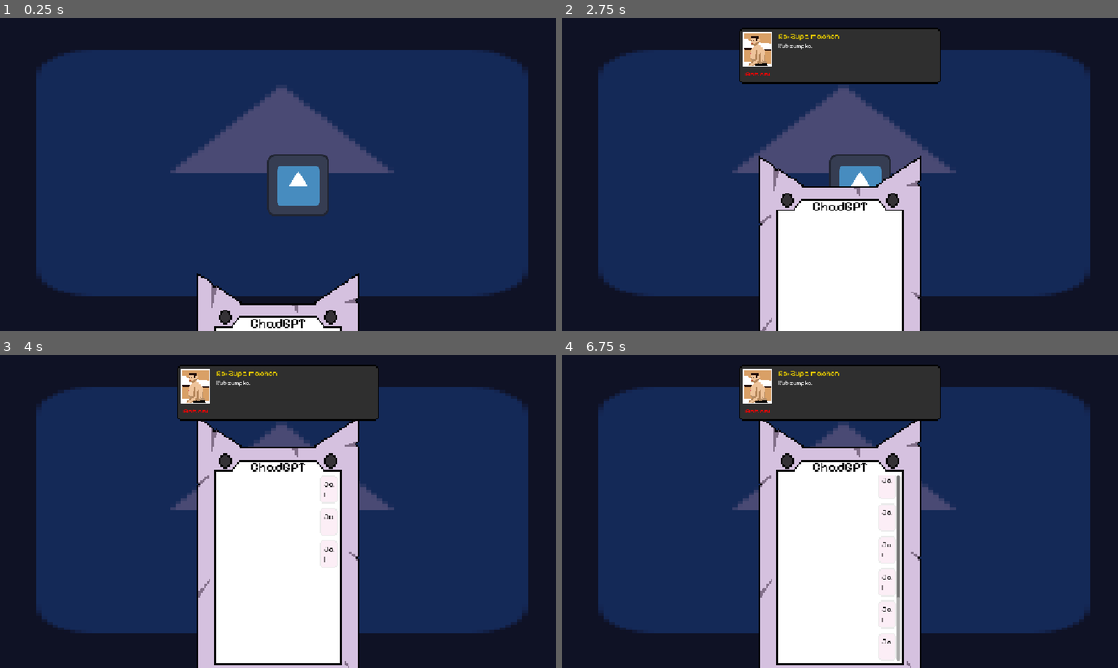
Above: before the commit, frames 1-4 (two rows, left to right).
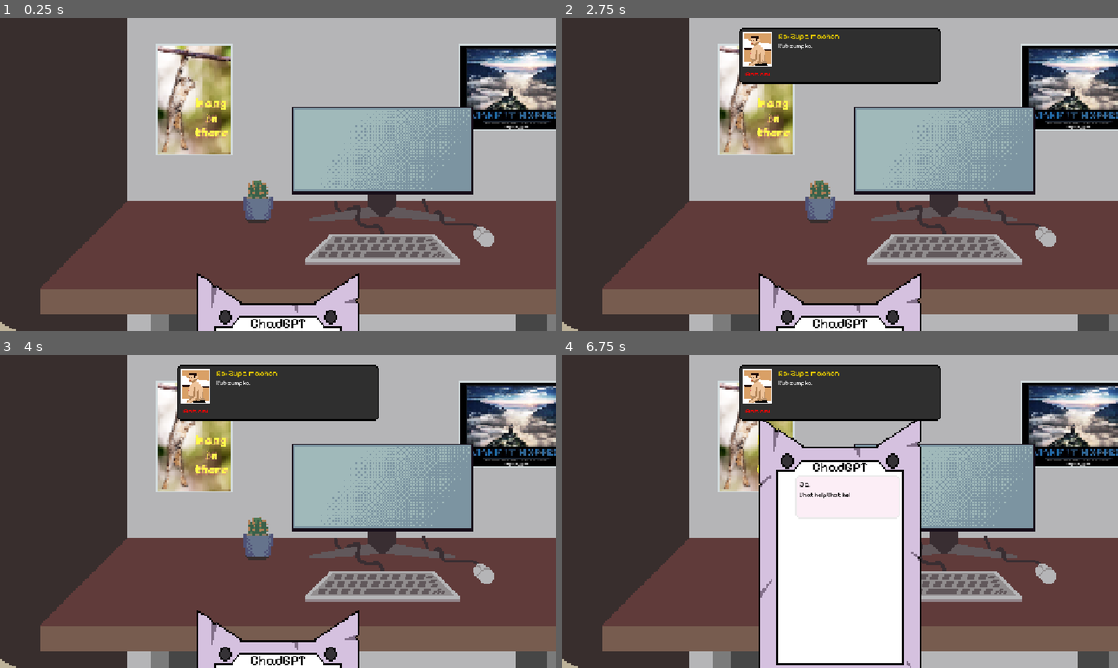
Above: after the commit, the same moments.

Repository: forklovee/SteelworksGameJam5
Game: Godot game, scene res://main.tscn
The game is run twice, just before and just after one commit, with the same random seed, the same clock (stepped at 60 frames per second) and the same inputs. The engine's default icon, where the game draws it, is replaced by a stand-in: a white triangle on a blue panel in a dark square.
Inputs (mouse positions are in pixels of both pictures, inside the frame that each line leads up to):
- Up to frame 1 (0.25 s): no input
- Up to frame 2 (2.75 s): tap Enter at 0.5 s; move the mouse to (862, 183) at 0.52 s; hold D 0.53-1.28 s; tap Space at 0.6, 0.77, 1.07, 1.52, 1.55, 1.82, 2, 2.3 s; click (862, 183) at 0.67 s; move the mouse to (728, 190) at 1.27 s; hold A 1.28-2.03 s; click (728, 190) at 1.35 s; move the mouse to (895, 105) at 2.02 s; hold D from 2.03 s (still down); hold 1 from 2.03 s (still down); click (895, 105) at 2.17 s
- Up to frame 3 (4 s): move the mouse to (250, 574) at 2.77 s; release 1 at 2.78 s; tap 2 at 2.85 s; click (250, 574) at 2.92 s; tap Space at 3.02, 3.05, 3.32, 3.77, 3.8 s; move the mouse to (444, 558) at 3.52 s; release D at 3.53 s; hold A from 3.53 s (still down); hold 5 from 3.53 s (still down); click (444, 558) at 3.67 s
- Up to frame 4 (6.75 s): tap Space at 4.07, 4.35, 4.52, 4.82, 5.3, 5.75, 6.02, 6.05, 6.32 s; move the mouse to (673, 464) at 4.27 s; release 5 at 4.28 s; click (673, 464) at 4.42 s; tap Enter at 5, 6.5 s; move the mouse to (867, 511) at 5.02 s; click (867, 511) at 5.1 s; move the mouse to (756, 433) at 5.77 s; release A at 5.78 s; hold D from 5.78 s (still down); tap 1 at 5.85 s; click (756, 433) at 5.92 s; move the mouse to (962, 495) at 6.52 s; hold 2 from 6.53 s (still down); click (962, 495) at 6.67 s

The runs differ from the first frame. In frame 1, 96% of the frame differs, in the area x 0-100%, y 0-100%; in frame 2, 92%; in frame 3, 92%; in frame 4, 72%.

Commit message:
minigame spawn

Diff:
--- /dev/null
+++ b/Objects/outline.gdshader
@@ -0,0 +1,25 @@
+shader_type canvas_item;
+
+uniform vec4 outline_color : source_color = vec4(1.0, 1.0, 1.0, 1.0);
+uniform float outline_width : hint_range(1.0, 10.0) = 2.0;
+uniform bool is_active;
+
+void fragment() {
+	if (is_active) {
+	    vec4 tex_color = texture(TEXTURE, UV);
+	    float alpha = tex_color.a;
+	    float outline_alpha = 0.0;
+	    vec2 pixel_size = TEXTURE_PIXEL_SIZE * outline_width;
+
+	    for (float x = -1.0; x <= 1.0; x++) {
+	        for (float y = -1.0; y <= 1.0; y++) {
+	            vec2 offset = vec2(x, y) * pixel_size;
+	            float neighbor_alpha = texture(TEXTURE, UV + offset).a;
+	            outline_alpha = max(outline_alpha, neighbor_alpha);
+	        }
+	    }
+
+	    float outline = max(0.0, outline_alpha - alpha);
+	    COLOR = tex_color + outline_color * outline;
+	}
+}
--- /dev/null
+++ b/Objects/quest_item.gd
@@ -0,0 +1,53 @@
+extends Area2D
+
+var is_active: bool = false
+var minigame: String
+
+var stonks: PackedScene = preload("res://Ty/minigames/game_1/angry_pot.tscn")
+var gotowanie: PackedScene = preload("res://Ty/minigames/game_1/angry_pot.tscn")
+var umowy: PackedScene = preload("res://Ty/minigames/game_1/angry_pot.tscn")
+var bank: PackedScene = preload("res://Ty/minigames/game_1/angry_pot.tscn")
+
+func _ready() -> void:
+	mouse_entered.connect(on_hovered)
+	mouse_exited.connect(on_unhovered)
+
+func _input_event(_viewport, event, _shape_idx):
+	if event is InputEventMouseButton and event.button_index == MOUSE_BUTTON_LEFT and event.pressed:
+		if is_active:
+			is_active = false
+			match minigame:
+				"Stonks":
+					var game = stonks.instantiate()
+					game.game_ended.connect(minigame_done.bind([game, "path"]))
+					get_tree().root.add_child(game)
+				"Gotowanie":
+					var game = gotowanie.instantiate()
+					game.game_ended.connect(minigame_done.bind([game, "path"]))
+					get_tree().root.add_child(game)
+				"Umowy":
+					var game = umowy.instantiate()
+					game.game_ended.connect(minigame_done.bind([game, "path"]))
+					get_tree().root.add_child(game)
+				"Bank":
+					var game = bank.instantiate()
+					game.game_ended.connect(minigame_done.bind([game, "path"]))
+					get_tree().root.add_child(game)
+
+func minigame_done(game, next_game) -> void:
+	game.queue_free()
+	await get_tree().create_timer(2.0).timeout
+	$"../../QuestAnimation".new_quest(next_game)
+
+func on_hovered() -> void:
+	if is_active:
+		get_child(0).material.set_shader_parameter("is_active", true)
+		Input.set_default_cursor_shape(Input.CURSOR_POINTING_HAND)
+
+func on_unhovered() -> void:
+	get_child(0).material.set_shader_parameter("is_active", false)
+	Input.set_default_cursor_shape(Input.CURSOR_ARROW)
+
+func activate(minigame_name: String) -> void:
+	is_active = true
+	minigame = minigame_name
--- a/Quests/gotowanie.tres
+++ b/Quests/gotowanie.tres
@@ -1,13 +1,14 @@
 [gd_resource type="Resource" script_class="Quest" format=3 uid="uid://db8hq8fj8qwvr"]
 
-[ext_resource type="Script" uid="uid://ct73pqebfwt1r" path="res://Quests/quest_resource.gd" id="1_33yae"]
+[ext_resource type="Script" uid="uid://ct73pqebfwt1r" path="res://Quests/quest_resource.gd" id="1_qve3r"]
 
 [resource]
-script = ExtResource("1_33yae")
+script = ExtResource("1_qve3r")
 id = "gotowanie"
 boss_title = "Zupa machen"
 boss_message = "Rub zumpke."
 player_message = "Chat help Chat help Chat help Chat help Chat help  Chat help Chat help Chat help Chat help"
 gpt_message = "Kamienie.Kamienie. Kamienie. Kamienie. Kamienie. Kamienie. Kamienie. Kamienie. Kamienie.v  v"
 gpt_delay = 3.0
+item_group = "Stonks"
 metadata/_custom_type_script = "uid://ct73pqebfwt1r"
--- a/Quests/new_quest.gd
+++ b/Quests/new_quest.gd
@@ -5,10 +5,9 @@
 
 var quest: Quest = null
 
-func _input(event):
-	if event is InputEventKey:
-		if event.pressed and event.keycode == KEY_SPACE:
-			new_quest(load("res://Quests/gotowanie.tres"))
+func _ready() -> void:
+	await get_tree().create_timer(2.0).timeout
+	new_quest(load("res://Quests/gotowanie.tres"))
 
 func new_quest(quest_resource: Resource) -> void:
 	quest = quest_resource
@@ -27,3 +26,4 @@
 	toast.hide_boss_message()
 	tablet.hide_tablet()
 	tablet.hover_disabled = false
+	get_tree().call_group(quest.item_group, "activate", quest.item_group)
--- a/Quests/quest_resource.gd
+++ b/Quests/quest_resource.gd
@@ -8,3 +8,4 @@
 @export_multiline var player_message: String
 @export_multiline var gpt_message: String
 @export var gpt_delay: float
+@export var item_group: String
--- a/UI/Tablet/gpt_message.tscn
+++ b/UI/Tablet/gpt_message.tscn
@@ -17,6 +17,7 @@
 offset_bottom = 98.0
 size_flags_horizontal = 0
 size_flags_vertical = 0
+mouse_filter = 1
 theme_override_styles/panel = SubResource("StyleBoxTexture_hcvde")
 
 [node name="HBoxContainer" type="HBoxContainer" parent="." unique_id=776069277]
@@ -45,9 +46,11 @@
 
 [node name="Message" type="RichTextLabel" parent="HBoxContainer/VBoxContainer" unique_id=257509144]
 custom_maximum_size = Vector2(164, -1)
+clip_contents = false
 layout_mode = 2
+mouse_filter = 1
 theme_override_colors/default_color = Color(0, 0, 0, 1)
-theme_override_constants/line_separation = 1
+theme_override_constants/line_separation = 0
 theme_override_fonts/normal_font = ExtResource("3_6ociy")
 theme_override_font_sizes/normal_font_size = 12
 bbcode_enabled = true
--- a/UI/Tablet/player_message.tscn
+++ b/UI/Tablet/player_message.tscn
@@ -16,6 +16,7 @@
 offset_bottom = 102.0
 size_flags_horizontal = 8
 size_flags_vertical = 0
+mouse_filter = 1
 theme_override_styles/panel = SubResource("StyleBoxTexture_hcvde")
 
 [node name="HBoxContainer" type="HBoxContainer" parent="." unique_id=776069277]
@@ -36,8 +37,9 @@
 [node name="Message" type="RichTextLabel" parent="HBoxContainer/VBoxContainer" unique_id=1249020417]
 custom_maximum_size = Vector2(200, -1)
 layout_mode = 2
+mouse_filter = 1
 theme_override_colors/default_color = Color(0, 0, 0, 1)
-theme_override_constants/line_separation = 1
+theme_override_constants/line_separation = 0
 theme_override_fonts/normal_font = ExtResource("2_4fpwt")
 theme_override_font_sizes/normal_font_size = 12
 text = "No to fajnie.  fd d d d . fd fddfd. fd fdsddadsadad asdsadsadsad dsasd. No to fajnie.  fd d d d . fd fddfd. fd fdsddadsadad asdsadsadsad dsasd"
--- a/UI/Tablet/tablet_control.gd
+++ b/UI/Tablet/tablet_control.gd
@@ -14,7 +14,7 @@
 func _ready() -> void:
 	tablet.mouse_entered.connect(show_tablet_user)
 	tablet.mouse_exited.connect(check_mouse)
-	messagebox = $Tablet/VBoxContainer/MessagesContainer/VBoxContainer
+	messagebox = $Tablet/MessagesContainer/VBoxContainer
 
 func player_message(message: String) -> void:
 	var new_message: PanelContainer = player_message_scene.instantiate()
--- a/main.tscn
+++ b/main.tscn
@@ -4,17 +4,19 @@
 [ext_resource type="Script" uid="uid://djjg8fy8y14ov" path="res://UI/Tablet/tablet_control.gd" id="1_ig7tw"]
 [ext_resource type="Script" uid="uid://bm7yox4rtj7l2" path="res://UI/Toast/toast_control.gd" id="2_0xm2m"]
 [ext_resource type="Texture2D" uid="uid://cd87pvau0yr8f" path="res://UI/Tablet/tablet.png" id="2_h2yge"]
-[ext_resource type="Script" uid="uid://dqc8s6gnne47t" path="res://Objects/gameobject.gd" id="3_h2yge"]
 [ext_resource type="Script" uid="uid://3sbq6o3dgmno" path="res://Quests/new_quest.gd" id="4_1bvp3"]
 [ext_resource type="FontFile" uid="uid://dvd5mbtf11li2" path="res://UI/PixelifySans-VariableFont_wght.ttf" id="5_7mycd"]
 [ext_resource type="Texture2D" uid="uid://bphbwyj284wqj" path="res://UI/Toast/elon.png" id="5_272bh"]
 [ext_resource type="Texture2D" uid="uid://of6hn87tqpwn" path="res://UI/panel.png" id="7_kek77"]
 [ext_resource type="AudioStream" uid="uid://cal5vcf2u4y3q" path="res://Audio/SFX/femboy_meow.wav" id="7_vivmo"]
 [ext_resource type="AudioStream" uid="uid://bdhwkh5flsr1d" path="res://Audio/SFX/tablet_open.wav" id="8_w48qg"]
-[ext_resource type="Texture2D" uid="uid://7bm83ywhglhl" path="res://icon.svg" id="9_4c57u"]
 [ext_resource type="AudioStream" uid="uid://chev60hmy5h86" path="res://Audio/SFX/tablet_close.wav" id="9_vivmo"]
 [ext_resource type="AudioStream" uid="uid://wkayna4b705p" path="res://Audio/SFX/meow_1.wav" id="10_vivmo"]
 [ext_resource type="AudioStream" uid="uid://yy2shradi2pk" path="res://Audio/SFX/meow_2.wav" id="11_2cqfq"]
+[ext_resource type="Shader" uid="uid://b14sdnl0upfwf" path="res://Objects/outline.gdshader" id="14_yaehf"]
+[ext_resource type="Script" uid="uid://b2vs31ypvexvm" path="res://Objects/quest_item.gd" id="15_2cqfq"]
+[ext_resource type="Texture2D" uid="uid://2tbsx0pnvs4j" path="res://Objects/kakuter.png" id="15_vivmo"]
+[ext_resource type="Texture2D" uid="uid://boynt1r184unp" path="res://Objects/backgorund.png" id="16_2cqfq"]
 
 [sub_resource type="Theme" id="Theme_7mycd"]
 Label/colors/font_color = Color(0, 0, 0, 1)
@@ -36,8 +38,14 @@
 
 [sub_resource type="StyleBoxEmpty" id="StyleBoxEmpty_dhxmx"]
 
-[sub_resource type="RectangleShape2D" id="RectangleShape2D_b6lhr"]
-size = Vector2(125, 125)
+[sub_resource type="ShaderMaterial" id="ShaderMaterial_074og"]
+shader = ExtResource("14_yaehf")
+shader_parameter/outline_color = Color(1, 1, 1, 1)
+shader_parameter/outline_width = 2.0
+shader_parameter/is_active = false
+
+[sub_resource type="RectangleShape2D" id="RectangleShape2D_hcvde"]
+size = Vector2(382, 191)
 
 [node name="Main" type="Node" unique_id=1996573084]
 
@@ -80,7 +88,6 @@
 offset_right = 168.0
 offset_bottom = 576.0
 grow_horizontal = 2
-mouse_filter = 2
 texture = ExtResource("2_h2yge")
 
 [node name="ChadGPT" type="Label" parent="UI/TabletControl/Tablet" unique_id=1788557703]
@@ -95,29 +102,21 @@
 offset_transform_enabled = true
 offset_transform_position = Vector2(0, 92)
 offset_transform_visual_only = false
+mouse_filter = 1
 theme_override_font_sizes/font_size = 28
 text = "ChadGPT"
 horizontal_alignment = 1
 
-[node name="VBoxContainer" type="VBoxContainer" parent="UI/TabletControl/Tablet" unique_id=2065336099]
-custom_minimum_size = Vector2(250, 385)
-layout_mode = 1
-anchors_preset = 5
-anchor_left = 0.5
-anchor_right = 0.5
-offset_left = -125.0
-offset_right = 125.0
-offset_bottom = 385.0
-grow_horizontal = 2
-offset_transform_enabled = true
-offset_transform_position = Vector2(0, 125)
-offset_transform_visual_only = false
-
-[node name="MessagesContainer" type="ScrollContainer" parent="UI/TabletControl/Tablet/VBoxContainer" unique_id=251766917]
-layout_mode = 2
+[node name="MessagesContainer" type="ScrollContainer" parent="UI/TabletControl/Tablet" unique_id=251766917]
+custom_minimum_size = Vector2(250, 380)
+layout_mode = 0
+offset_left = 43.0
+offset_top = 125.0
+offset_right = 293.0
+offset_bottom = 505.0
 size_flags_vertical = 3
 
-[node name="VBoxContainer" type="VBoxContainer" parent="UI/TabletControl/Tablet/VBoxContainer/MessagesContainer" unique_id=917488453]
+[node name="VBoxContainer" type="VBoxContainer" parent="UI/TabletControl/Tablet/MessagesContainer" unique_id=917488453]
 layout_mode = 2
 size_flags_horizontal = 3
 size_flags_vertical = 3
@@ -236,25 +235,25 @@
 anchor_mode = 0
 position_smoothing_enabled = true
 script = ExtResource("1_0xm2m")
-position_limits = Rect2i(-1000, 0, 1000, 0)
+position_limits = Rect2i(-325, 0, 325, 0)
 
 [node name="SceneRoot" type="Node2D" parent="." unique_id=1418304631]
 
-[node name="Level" type="Node2D" parent="SceneRoot" unique_id=117647999]
-position = Vector2(618, 346)
-
-[node name="Icon" type="Sprite2D" parent="SceneRoot/Level" unique_id=963907738]
-modulate = Color(0.2901961, 0.2901961, 0.45490196, 1)
-position = Vector2(-34, -37)
-scale = Vector2(11.578125, 6.078125)
-texture = ExtResource("9_4c57u")
-
-[node name="Object" type="Area2D" parent="SceneRoot/Level" unique_id=168752524]
-monitoring = false
-script = ExtResource("3_h2yge")
-
-[node name="Sprite2D" type="Sprite2D" parent="SceneRoot/Level/Object" unique_id=288813659]
-texture = ExtResource("9_4c57u")
-
-[node name="CollisionShape2D" type="CollisionShape2D" parent="SceneRoot/Level/Object" unique_id=149514347]
-shape = SubResource("RectangleShape2D_b6lhr")
+[node name="Environment" type="Sprite2D" parent="SceneRoot" unique_id=1845305368]
+position = Vector2(-324, 0)
+scale = Vector2(1.2, 1.2)
+texture = ExtResource("16_2cqfq")
+offset = Vector2(750, 270)
+
+[node name="Kompjuta" type="Area2D" parent="SceneRoot" unique_id=2142510113 groups=["Stonks"]]
+position = Vector2(810, 347)
+script = ExtResource("15_2cqfq")
+
+[node name="Sprite2D" type="Sprite2D" parent="SceneRoot/Kompjuta" unique_id=1585975649]
+material = SubResource("ShaderMaterial_074og")
+texture = ExtResource("15_vivmo")
+region_rect = Rect2(-24, -20, 468, 362)
+
+[node name="CollisionShape2D" type="CollisionShape2D" parent="SceneRoot/Kompjuta" unique_id=378202390]
+position = Vector2(-18, -72)
+shape = SubResource("RectangleShape2D_hcvde")
--- a/project.godot
+++ b/project.godot
@@ -23,7 +23,7 @@
 [display]
 
 window/stretch/mode="canvas_items"
-window/stretch/aspect="expand"
+window/stretch/aspect="ignore"
 window/vsync/vsync_mode=0
 
 [dotnet]
Binary file added: Objects/backgorund.png
Not shown, added: Objects/backgorund.png.import
Binary file added: Objects/kakuter.png
Not shown, added: Objects/kakuter.png.import
Not shown, added: Objects/outline.gdshader.uid
Not shown, added: Objects/quest_item.gd.uid
